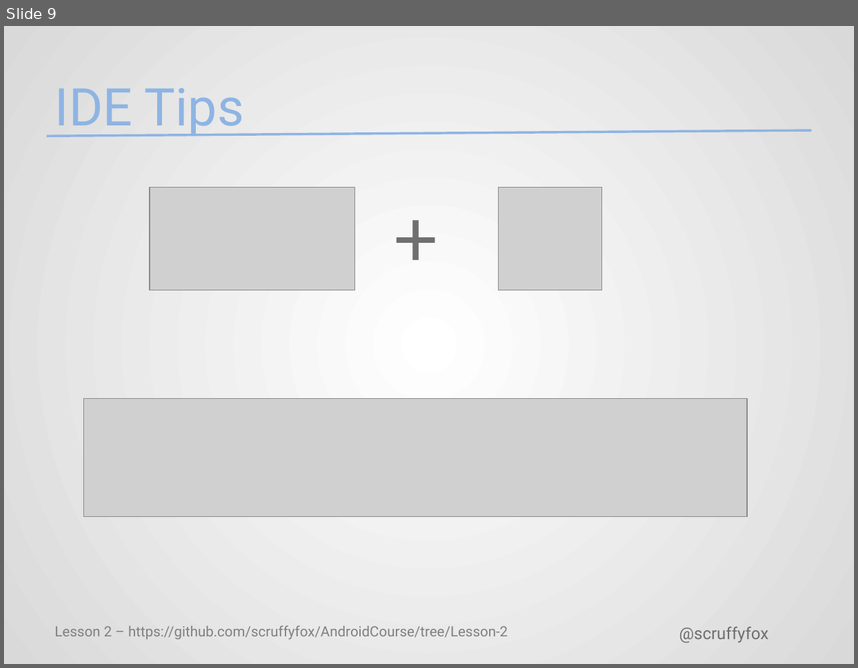
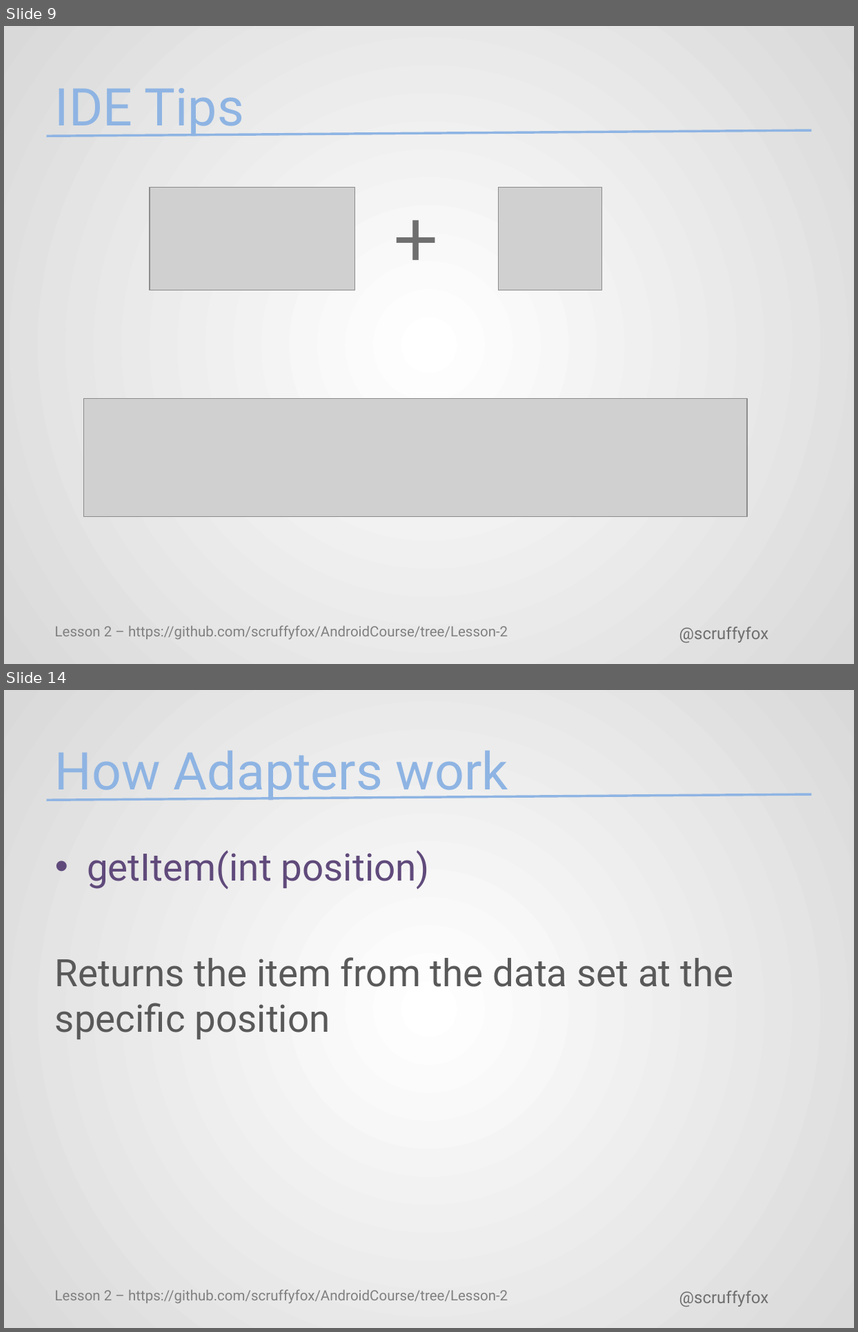
Before and after one commit to scruffyfox/AndroidCourse, a slide deck: pptx/Lesson2.pptx. Shown one above the other, each under a label of ours: slide 9 before the commit, slides 9 and 14 after it; the slides between them are not shown. The pictures are 858x668 and 858x1332 pixels, drawn with LibreOffice and Linux fonts; fonts in the diff are those of the drawing; grey boxes stand for pictures; background and template pictures are left out. Boxes give left, top, right and bottom in pixels: in the first picture for what was removed or moved away, otherwise in the second. Text is boxed around its words. In the diff, an @@ line names an element or a change of style, - is before the commit and + after.

```diff
--- a/pptx/Lesson2.pptx
+++ b/pptx/Lesson2.pptx
@@ slide 14 added at (4,690,854,1328), background gradient #FFFFFF to #D9D9D9; not listed: 3 template elements that a slide beside it also shows @@
@@ title added at (55,750,508,801), 44 pt, text #8EB4E3 @@
+How Adapters work
@@ text added at (55,850,733,1039), 32 pt, text #595959 @@
+• getItem(int position)
+Returns the item from the data set at the specific position
```
Also in this commit, not shown: 8 other slides added, 1 slide removed.
